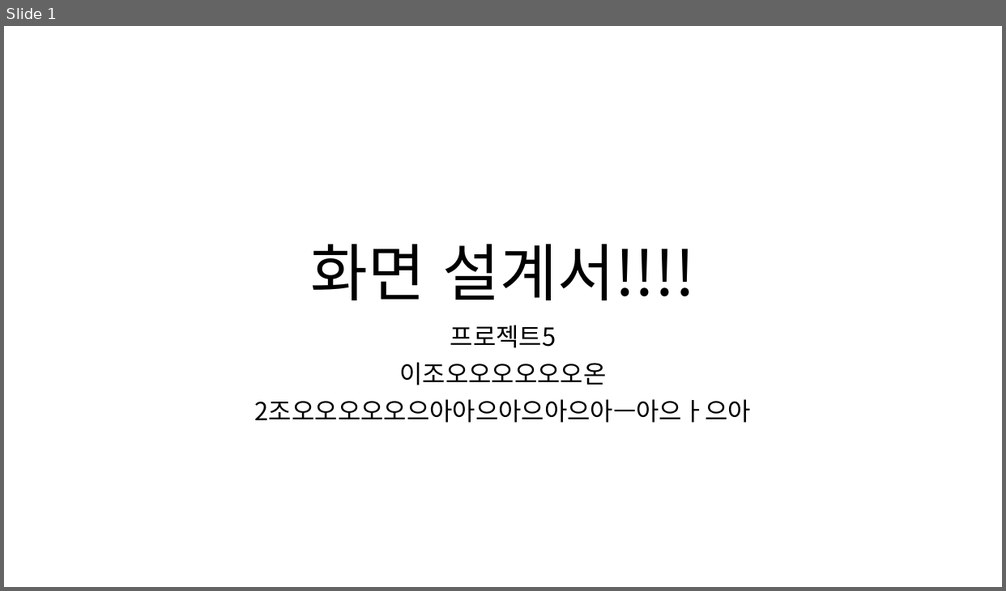
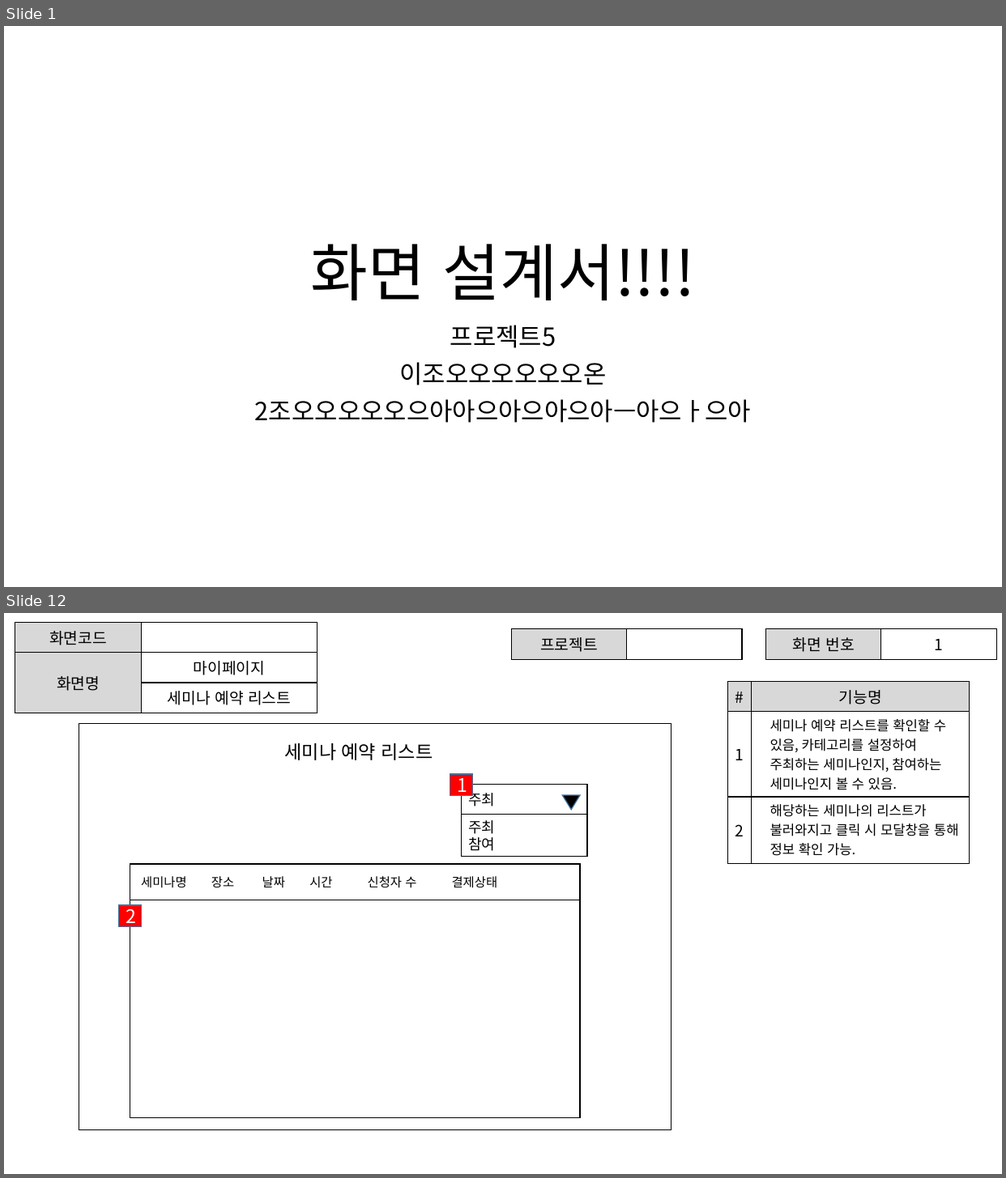
Before and after one commit to ezenteam2/e-Zone, a slide deck: 0 발표용 파워포인트/project05 - 파워포인트 종합 - 형준.pptx. Shown one above the other, each under a label of ours: slide 1 before the commit, slides 1 and 12 after it; the slides between them are not shown. The pictures are 1006x591 and 1006x1178 pixels, drawn with LibreOffice and Linux fonts; fonts in the diff are those of the drawing. Boxes give left, top, right and bottom in pixels: in the first picture for what was removed or moved away, otherwise in the second. Text is boxed around its words. In the diff, an @@ line names an element or a change of style, - is before the commit and + after.

```diff
--- a/0 발표용 파워포인트/project05 - 파워포인트 종합 - 형준.pptx
+++ b/0 발표용 파워포인트/project05 - 파워포인트 종합 - 형준.pptx
@@ slide 12 added at bbox=[4, 613, 1002, 1174], background #FFFFFF @@
@@ table added at bbox=[15, 623, 317, 709], 3 rows, 2 columns @@
+화면코드 | 
+화면명 | 마이페이지
+ | 세미나 예약 리스트
@@ table added at bbox=[512, 629, 742, 656], 1 rows, 2 columns @@
+프로젝트 | 
@@ table added at bbox=[766, 629, 997, 656], 1 rows, 2 columns @@
+화면 번호 | 1
@@ table added at bbox=[728, 682, 970, 859], 3 rows, 2 columns @@
+# | 기능명
+1 | 세미나 예약 리스트를 확인할 수 있음, 카테고리를 설정하여 주최하는 세미나인지, 참여하는 세미나인지 볼 수 있음.
+2 | 해당하는 세미나의 리스트가 불러와지고 클릭 시 모달창을 통해 정보 확인 가능.
@@ rectangle added at bbox=[79, 724, 671, 1131], outline #000000 1 pt @@
@@ text added at bbox=[284, 743, 433, 760], 18 pt, text #000000 @@
+세미나 예약 리스트
@@ rectangle added at bbox=[450, 774, 473, 796], fill #FF0000, outline #43739E 1 pt, 18 pt, text #FFFFFF @@
+1
@@ rectangle added at bbox=[462, 785, 588, 815], outline #000000 1 pt, 14 pt, text #000000 @@
+주최
@@ triangle added at bbox=[562, 796, 581, 810], fill #000000, outline #43739E 1 pt @@
@@ rectangle added at bbox=[462, 815, 588, 856], outline #000000 1 pt, 14 pt, text #000000 @@
+주최
+참여
@@ rectangle added at bbox=[130, 864, 581, 1118], outline #000000 1 pt @@
@@ rectangle added at bbox=[130, 865, 581, 900], outline #000000 1 pt, 12 pt, text #000000 @@
+세미나명 장소 날짜 시간 신청자 수 결제상태
@@ rectangle added at bbox=[118, 905, 141, 927], fill #FF0000, outline #43739E 1 pt, 18 pt, text #FFFFFF @@
+2
```
Also in this commit, not shown: 34 other slides added.
